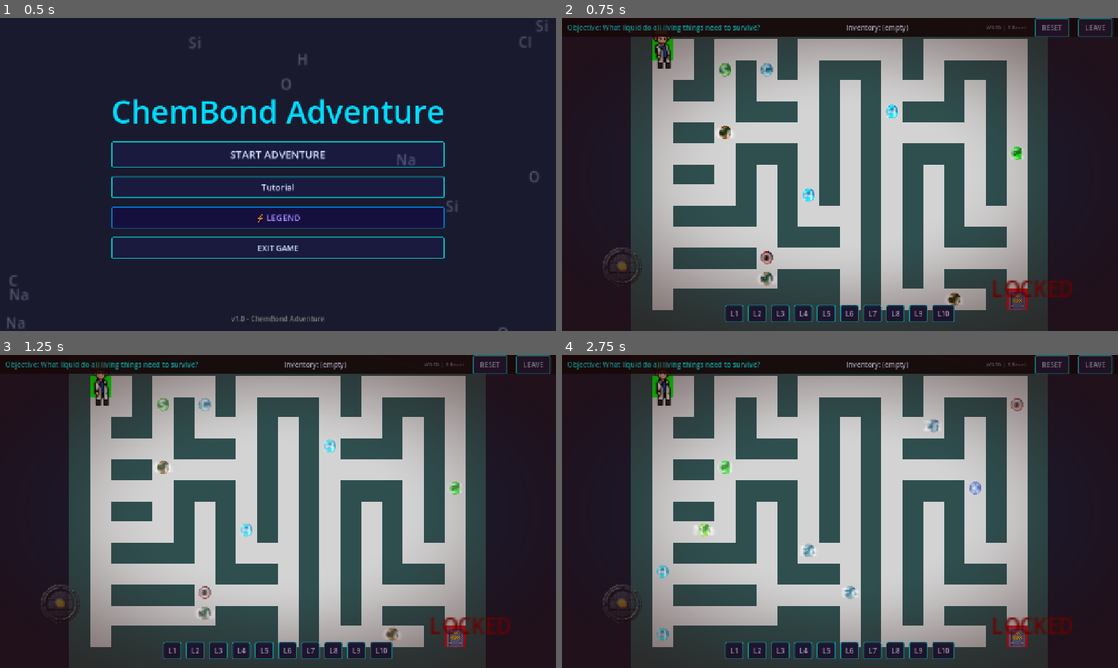
Above: before the commit, frames 1-4 (two rows, left to right).
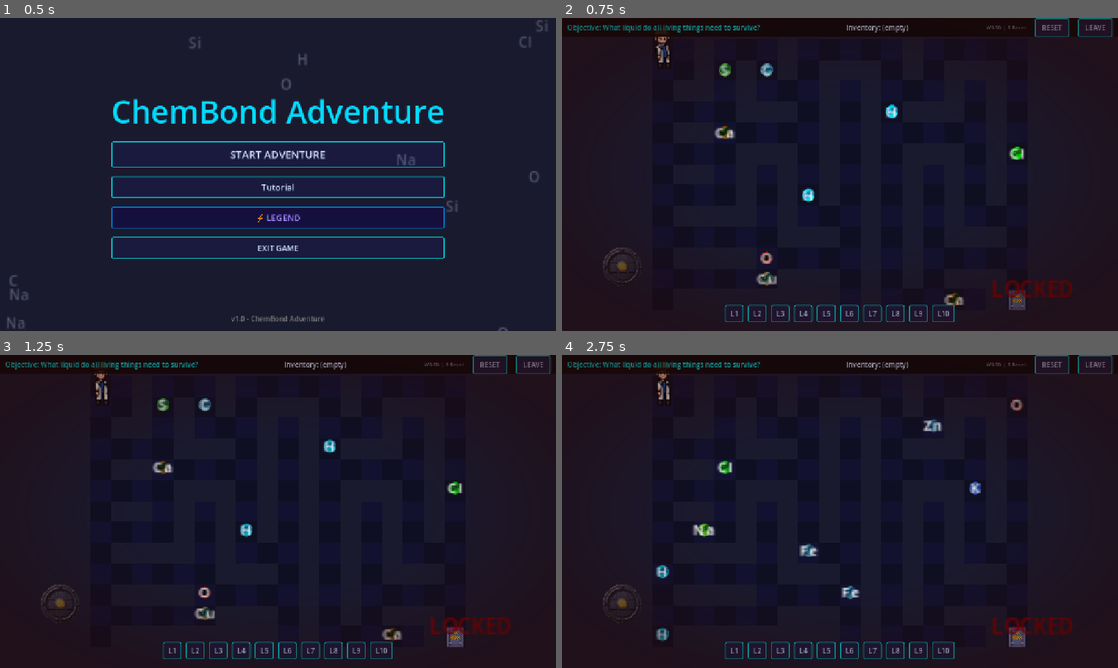
Above: after the commit, the same moments.

Repository: marshal-rizky/Chemistry-Maze
Game: Godot game, scene res://scenes/main_menu.tscn
Two runs of this game, one before a commit and one after it. Both use one fixed random seed, a clock stepped at 60 frames per second and the inputs below. Sound files missing from this copy of the repository are replaced by a short silence.
Inputs:
- Up to frame 1 (0.5 s): no input
- Up to frame 2 (0.75 s): click "START ADVENTURE" at 0.5 s
- Up to frame 3 (1.25 s): no input
- Up to frame 4 (2.75 s): click "LEAVE" at 1.25 s; click "START ADVENTURE" at 2 s

Frame 1 is identical in both runs. In frame 2, 67% of the frame differs, in the area x 12-88%, y 6-100%; in frame 3, 68%; in frame 4, 68%.
Error in both runs: Invalid call. Nonexistent function 'has_animation' in base 'AnimatedSprite2D'. (res://scripts/player.gd:148)

Commit message:
feat: swap tileset to PixelLab Wang lab tiles
- tileset.tres: points to tiles_wang.png, registers all 16 Wang tiles
  (4×4 grid, 16×16px each)
- maze_manager.gd: atlas coords updated throughout
    floor/start/exit → (2,1)  pure concrete lab floor tile
    wall             → (0,3)  pure metal wall tile

Co-Authored-By: Claude Sonnet 4.6 <noreply@anthropic.com>

Diff:
--- a/assets/tileset.tres
+++ b/assets/tileset.tres
@@ -1,14 +1,26 @@
 [gd_resource type="TileSet" format=3]
 
-[ext_resource type="Texture2D" path="res://assets/tiles.png" id="1_l70by"]
+[ext_resource type="Texture2D" path="res://assets/tiles_wang.png" id="1_wang"]
 
-[sub_resource type="TileSetAtlasSource" id="TileSetAtlasSource_ylah7"]
-texture = ExtResource("1_l70by")
+[sub_resource type="TileSetAtlasSource" id="TileSetAtlasSource_wang"]
+texture = ExtResource("1_wang")
 0:0/0 = 0
 1:0/0 = 0
 2:0/0 = 0
 3:0/0 = 0
+0:1/0 = 0
+1:1/0 = 0
+2:1/0 = 0
+3:1/0 = 0
+0:2/0 = 0
+1:2/0 = 0
+2:2/0 = 0
+3:2/0 = 0
+0:3/0 = 0
+1:3/0 = 0
+2:3/0 = 0
+3:3/0 = 0
 
 [resource]
 physics_layer_0/collision_layer = 1
-sources/0 = SubResource("TileSetAtlasSource_ylah7")
+sources/0 = SubResource("TileSetAtlasSource_wang")
--- a/scripts/maze_manager.gd
+++ b/scripts/maze_manager.gd
@@ -145,7 +145,7 @@
 			var coord = Vector2i(x, y)
 			match c:
 				"#":
-					tilemap.set_cell(coord, 0, Vector2i(1, 0))
+					tilemap.set_cell(coord, 0, Vector2i(0, 3))
 					var wall_body = StaticBody2D.new()
 					wall_body.position = Vector2(x * 16 + 8, y * 16 + 8)
 					var col_shape = CollisionShape2D.new()
@@ -156,7 +156,7 @@
 					tilemap.add_child(wall_body)
 				".", "S", "E":
 					floor_tiles.append(coord)
-					tilemap.set_cell(coord, 0, Vector2i(0, 0))
+					tilemap.set_cell(coord, 0, Vector2i(2, 1))
 					var floor_bg = ColorRect.new()
 					floor_bg.size = Vector2(16, 16)
 					floor_bg.position = Vector2(x * 16, y * 16)
@@ -165,10 +165,10 @@
 					tilemap.add_child(floor_bg)
 					if c == "S":
 						start_pos = coord
-						tilemap.set_cell(coord, 0, Vector2i(2, 0))
+						tilemap.set_cell(coord, 0, Vector2i(2, 1))
 					elif c == "E":
 						exit_pos = coord
-						tilemap.set_cell(coord, 0, Vector2i(3, 0))
+						tilemap.set_cell(coord, 0, Vector2i(2, 1))
 
 	print("Loaded tutorial maze")
 	return {"walkable": floor_tiles, "start": start_pos, "exit": exit_pos, "name": tutorial_layout.name}
@@ -197,7 +197,7 @@
 			var coord = Vector2i(x, y)
 			match c:
 				"#":
-					tilemap.set_cell(coord, 0, Vector2i(1, 0))
+					tilemap.set_cell(coord, 0, Vector2i(0, 3))
 					var wall_body = StaticBody2D.new()
 					wall_body.position = Vector2(x * 16 + 8, y * 16 + 8)
 					var col_shape = CollisionShape2D.new()
@@ -208,7 +208,7 @@
 					tilemap.add_child(wall_body)
 				".", "S", "E":
 					floor_tiles.append(coord)
-					tilemap.set_cell(coord, 0, Vector2i(0, 0))
+					tilemap.set_cell(coord, 0, Vector2i(2, 1))
 					var floor_bg = ColorRect.new()
 					floor_bg.size = Vector2(16, 16)
 					floor_bg.position = Vector2(x * 16, y * 16)
@@ -216,11 +216,11 @@
 					floor_bg.z_index = -1
 					tilemap.add_child(floor_bg)
 					if c == "S":
-						tilemap.set_cell(coord, 0, Vector2i(2, 0))
+						tilemap.set_cell(coord, 0, Vector2i(2, 1))
 						found_starts.append(coord)
 					elif c == "E":
 						exit_pos = coord
-						tilemap.set_cell(coord, 0, Vector2i(3, 0))
+						tilemap.set_cell(coord, 0, Vector2i(2, 1))
 
 	if found_starts.size() >= 2:
 		if found_starts[0].x < found_starts[1].x:
@@ -263,7 +263,7 @@
 
 			match c:
 				"#": # Wall
-					tilemap.set_cell(coord, 0, Vector2i(1, 0))
+					tilemap.set_cell(coord, 0, Vector2i(0, 3))
 					var wall_body = StaticBody2D.new()
 					wall_body.position = Vector2(x * 16 + 8, y * 16 + 8)
 					var col_shape = CollisionShape2D.new()
@@ -275,7 +275,7 @@
 
 				".", "S", "E", "*": # Walkable
 					floor_tiles.append(coord)
-					tilemap.set_cell(coord, 0, Vector2i(0,0))
+					tilemap.set_cell(coord, 0, Vector2i(2, 1))
 
 					# Checkerboard Pattern Logic
 					var floor_bg = ColorRect.new()
@@ -290,10 +290,10 @@
 
 					if c == "S":
 						start_pos = coord
-						tilemap.set_cell(coord, 0, Vector2i(2, 0))
+						tilemap.set_cell(coord, 0, Vector2i(2, 1))
 					elif c == "E":
 						exit_pos = coord
-						tilemap.set_cell(coord, 0, Vector2i(3, 0))
+						tilemap.set_cell(coord, 0, Vector2i(2, 1))
 
 	print("Loaded ASCII Maze: ", layout.name)
 	return {
